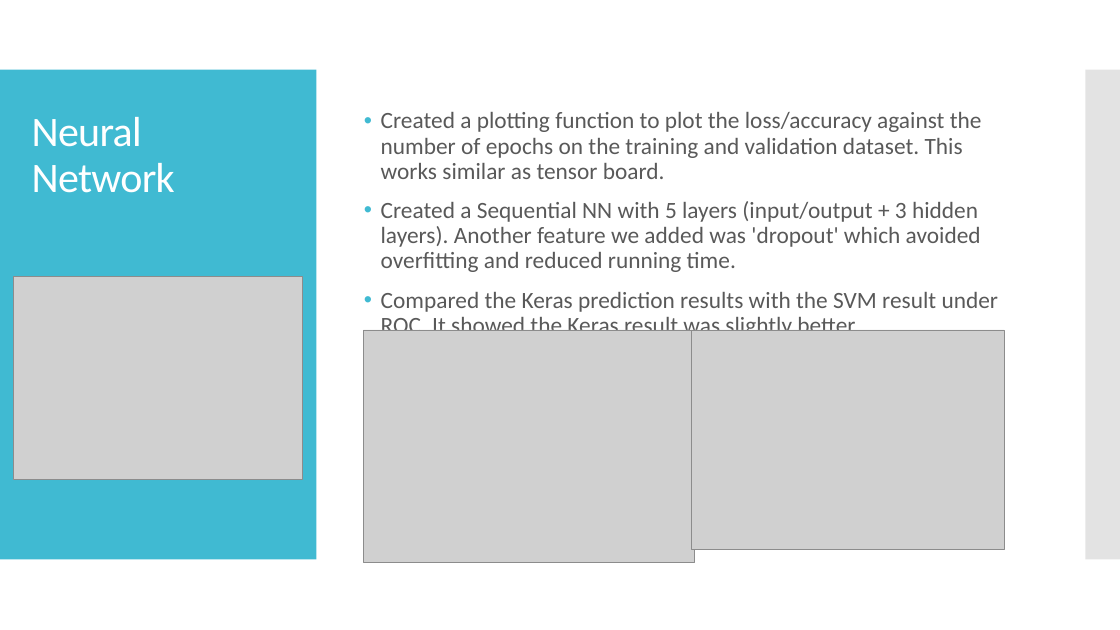
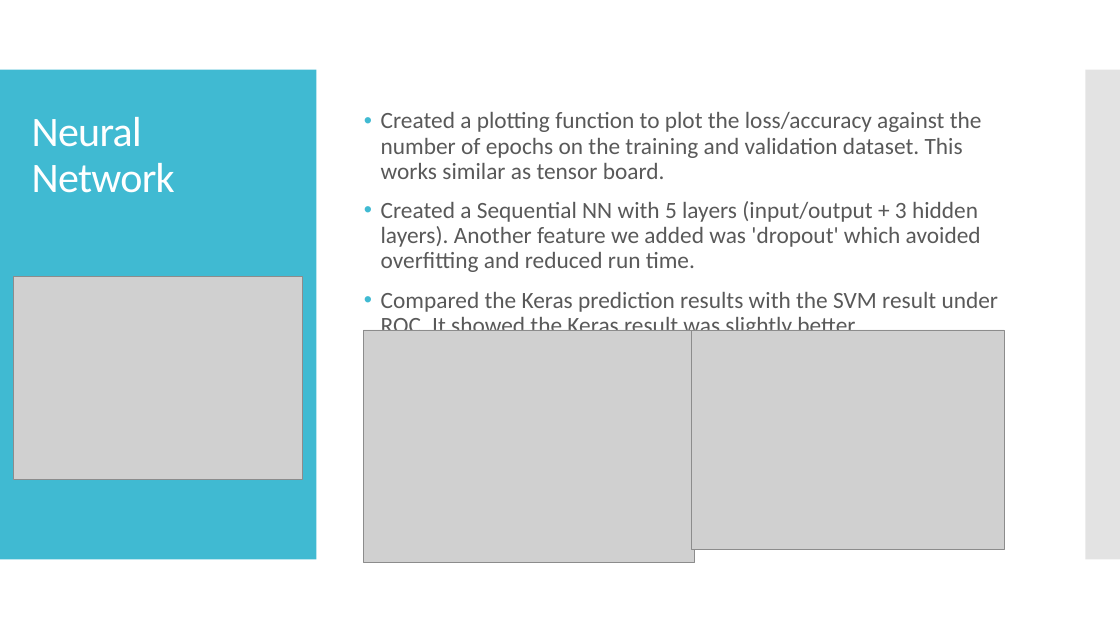
Before and after one commit to scs32532019/ML_FinalProject_BreastCancer, a slide deck: slide 9 of documentation/Project_persentation.pptx. Drawn at 1120x630 pixels with LibreOffice and Linux fonts; fonts in the diff are those of the drawing; grey boxes stand for pictures. Boxes give left, top, right and bottom in pixels: in the first picture for what was removed or moved away, otherwise in the second. Text is boxed around its words. In the diff, an @@ line names an element or a change of style, - is before the commit and + after.

```diff
--- a/documentation/Project_persentation.pptx
+++ b/documentation/Project_persentation.pptx
@@ text at [381, 201, 981, 272]: text changed @@
-• Created a Sequential NN with 5 layers (input/output + 3 hidden layers). Another feature we added was 'dropout' which avoided overfitting and reduced running time.
+• Created a Sequential NN with 5 layers (input/output + 3 hidden layers). Another feature we added was 'dropout' which avoided overfitting and reduced run time.
```
Also in this commit, not shown: 3 other slides changed.
